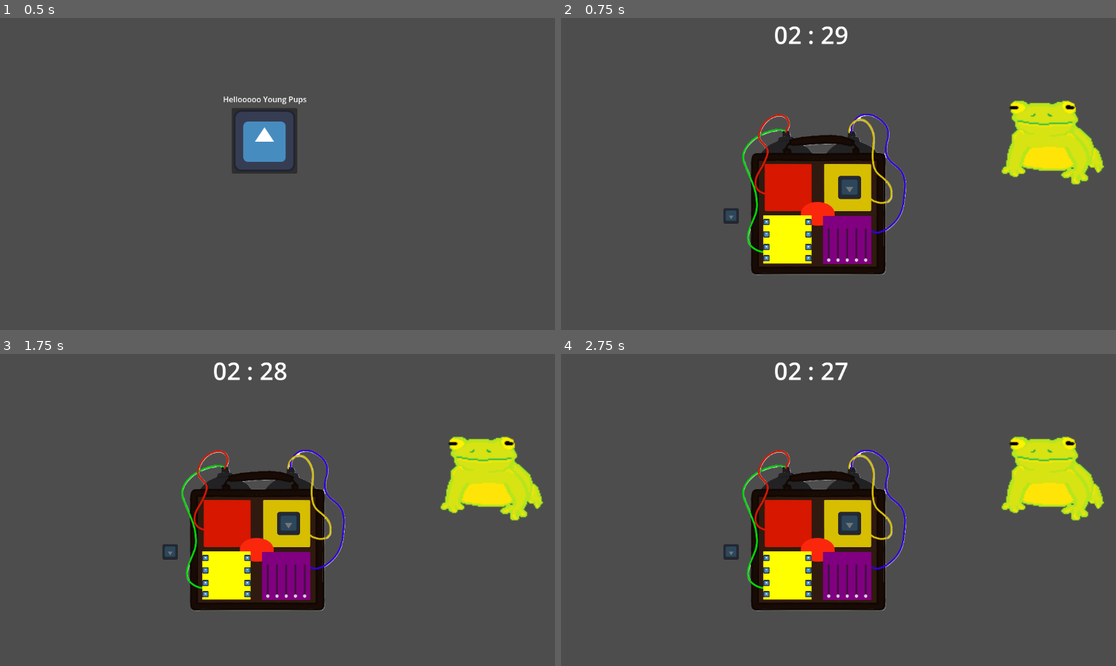
Above: before the commit, frames 1-4 (two rows, left to right).
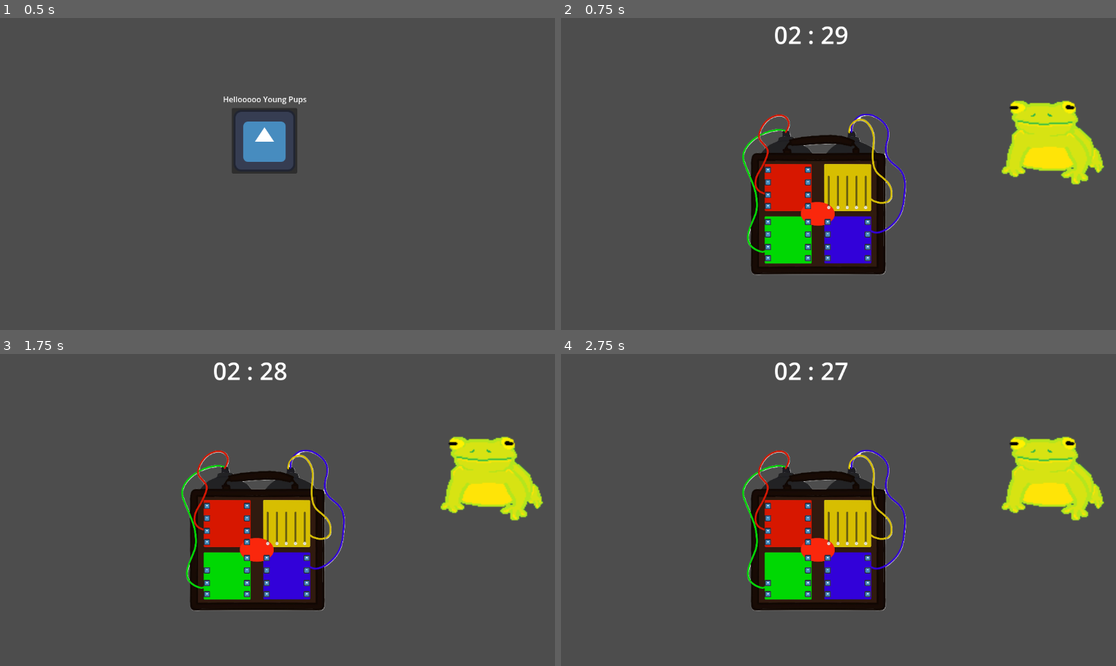
Above: after the commit, the same moments.

Repository: DepressoExpressoBoi/Godot-Wild-Jam-Signal
Game: Godot game, scene res://scenes/game_controller.tscn
Two runs of this game, one before a commit and one after it. Both use one fixed random seed, a clock stepped at 60 frames per second and the inputs below. The engine's default icon, where the game draws it, is replaced by a stand-in: a white triangle on a blue panel in a dark square.
Inputs (mouse positions are in pixels of both pictures, inside the frame that each line leads up to):
- Up to frame 1 (0.5 s): no input
- Up to frame 2 (0.75 s): click (827, 139) at 0.5 s
- Up to frame 3 (1.75 s): click (205, 556) at 1.27 s
- Up to frame 4 (2.75 s): click (766, 569) at 2.02 s

Frame 1 is identical in both runs. In frame 2, 3.4% of the frame differs, in the area x 29-56%, y 47-79%; in frame 3, 3.4%; in frame 4, 3.4%.

Commit message:
Worked randomizing puzzles and assigning them the correct color on the bomba

Diff:
--- a/scenes/bomb.gd
+++ b/scenes/bomb.gd
@@ -1,6 +1,7 @@
 extends Sprite2D
-@onready var all_puzzles = [$WireMatch, $PowerSliders, $PuzzleA, $PuzzleA2, $PuzzleA3, $PuzzleA4]
+@onready var all_puzzles = [$WireMatch, $PowerSliders, $PowerSliders2, $WireMatch2, $WireMatch3, $PowerSliders3]
 var bomb_puzzles = []
+var colors = ['red', 'yellow', 'green', 'blue']
 
 # red, yellow, green, blue
 func _ready() -> void:
@@ -15,3 +16,17 @@
 
 	for puzzle in remaining_puzzles:
 		puzzle.queue_free()
+
+	for i in 4:
+		bomb_puzzles[i].color_designation = colors[i]
+		match colors[i]:
+			'red':
+				bomb_puzzles[i].position = Vector2(-460.0, -400.0)
+			'yellow':
+				bomb_puzzles[i].position = Vector2(36.0, -400.0)
+			'green':
+				bomb_puzzles[i].position = Vector2(-460.0, 32.0)
+			'blue':
+				bomb_puzzles[i].position = Vector2(36.0, 32.0)
+			'_':
+				print('You\'ve fucked up')
--- a/scenes/bomb.tscn
+++ b/scenes/bomb.tscn
@@ -4,7 +4,6 @@
 [ext_resource type="PackedScene" uid="uid://bkyl2ft0vr0v6" path="res://scenes/puzzle_scenes/wire_match.tscn" id="2_84slv"]
 [ext_resource type="PackedScene" uid="uid://c8llpsare1wuv" path="res://scenes/puzzle_scenes/power_sliders.tscn" id="2_j15uc"]
 [ext_resource type="Script" uid="uid://ba70aqyd6uj38" path="res://scenes/bomb.gd" id="2_nxi8k"]
-[ext_resource type="PackedScene" uid="uid://ctlippocb5mar" path="res://scenes/puzzle_scenes/puzzle_a.tscn" id="5_1hf1o"]
 
 [node name="Bomb" type="Sprite2D" unique_id=258079969]
 scale = Vector2(0.25, 0.25)
@@ -14,29 +13,41 @@
 [node name="WireMatch" parent="." unique_id=1920518845 instance=ExtResource("2_84slv")]
 offset_left = -460.0
 offset_top = 32.000004
-offset_right = -588.0
-offset_bottom = 384.0
+offset_right = -1128.0
+offset_bottom = -1356.0
 scale = Vector2(0.4, 0.4)
 
 [node name="PowerSliders" parent="." unique_id=124821330 instance=ExtResource("2_j15uc")]
-offset_left = 36.000008
-offset_top = 36.000004
-offset_right = -92.0
-offset_bottom = 388.0
+offset_left = 36.0
+offset_top = 40.0
+offset_right = -632.0
+offset_bottom = -1348.0
 scale = Vector2(0.4, 0.4)
 
-[node name="PuzzleA" parent="." unique_id=222436367 instance=ExtResource("5_1hf1o")]
-position = Vector2(-725, -97)
-rotation = -3.1415925
+[node name="PowerSliders2" parent="." unique_id=1328822591 instance=ExtResource("2_j15uc")]
+offset_left = 36.0
+offset_top = -400.0
+offset_right = -632.0
+offset_bottom = -1788.0
+scale = Vector2(0.4, 0.4)
 
-[node name="PuzzleA2" parent="." unique_id=1224516529 instance=ExtResource("5_1hf1o")]
-position = Vector2(-727, 36)
-rotation = -3.1415925
+[node name="WireMatch2" parent="." unique_id=1805075268 instance=ExtResource("2_84slv")]
+offset_left = -460.0
+offset_top = -400.0
+offset_right = -1128.0
+offset_bottom = -1788.0
+scale = Vector2(0.4, 0.4)
 
-[node name="PuzzleA3" parent="." unique_id=639904903 instance=ExtResource("5_1hf1o")]
-position = Vector2(256, -200)
-scale = Vector2(1.5, 1.5)
+[node name="WireMatch3" parent="." unique_id=978783659 instance=ExtResource("2_84slv")]
+offset_left = 35.99997
+offset_top = -400.0
+offset_right = -632.0
+offset_bottom = -1788.0
+scale = Vector2(0.4, 0.4)
 
-[node name="PuzzleA4" parent="." unique_id=1435355195 instance=ExtResource("5_1hf1o")]
-position = Vector2(-268, -200)
-scale = Vector2(1.5, 1.5)
+[node name="PowerSliders3" parent="." unique_id=447703538 instance=ExtResource("2_j15uc")]
+offset_left = 36.0
+offset_top = -400.0
+offset_right = -632.0
+offset_bottom = -1788.0
+scale = Vector2(0.4, 0.4)
--- a/scenes/puzzle_scenes/power_sliders.tscn
+++ b/scenes/puzzle_scenes/power_sliders.tscn
@@ -14,6 +14,7 @@
 script = ExtResource("1_5ra1q")
 
 [node name="Background" type="ColorRect" parent="." unique_id=1678242170]
+visible = false
 layout_mode = 1
 anchors_preset = -1
 offset_right = 1000.0
--- a/scenes/puzzle_scenes/wire_match.tscn
+++ b/scenes/puzzle_scenes/wire_match.tscn
@@ -27,6 +27,7 @@
 script = ExtResource("1_k6f0k")
 
 [node name="ColorRect" type="ColorRect" parent="." unique_id=230570164]
+visible = false
 layout_mode = 0
 offset_right = 1000.0
 offset_bottom = 1000.0
@@ -55,8 +56,9 @@
 
 [node name="ShapeButtonLeft1" type="TextureButton" parent="." unique_id=2054700145]
 layout_mode = 0
+offset_left = 32.0
 offset_top = 72.0
-offset_right = 128.0
+offset_right = 160.0
 offset_bottom = 200.0
 mouse_filter = 1
 texture_normal = ExtResource("1_y2swr")
@@ -66,8 +68,9 @@
 
 [node name="ShapeButtonLeft2" type="TextureButton" parent="." unique_id=85301243]
 layout_mode = 0
+offset_left = 32.0
 offset_top = 328.0
-offset_right = 128.0
+offset_right = 160.0
 offset_bottom = 456.0
 mouse_filter = 1
 texture_normal = ExtResource("1_y2swr")
@@ -77,8 +80,9 @@
 
 [node name="ShapeButtonLeft3" type="TextureButton" parent="." unique_id=1533555932]
 layout_mode = 0
+offset_left = 32.0
 offset_top = 592.0
-offset_right = 128.0
+offset_right = 160.0
 offset_bottom = 720.0
 mouse_filter = 1
 texture_normal = ExtResource("1_y2swr")
@@ -88,8 +92,9 @@
 
 [node name="ShapeButtonLeft4" type="TextureButton" parent="." unique_id=222264613]
 layout_mode = 0
+offset_left = 32.0
 offset_top = 824.0
-offset_right = 128.0
+offset_right = 160.0
 offset_bottom = 952.0
 mouse_filter = 1
 texture_normal = ExtResource("1_y2swr")
@@ -98,7 +103,7 @@
 script = ExtResource("6_frkqd")
 
 [node name="ShapeConnectorRight1" type="Area2D" parent="." unique_id=2046534735]
-position = Vector2(936, 136)
+position = Vector2(928, 136)
 script = ExtResource("11_241gc")
 
 [node name="Sprite2D" type="Sprite2D" parent="ShapeConnectorRight1" unique_id=760776953]
@@ -108,7 +113,7 @@
 shape = SubResource("RectangleShape2D_mmtx1")
 
 [node name="ShapeConnectorRight2" type="Area2D" parent="." unique_id=1959044114]
-position = Vector2(936, 392)
+position = Vector2(928, 392)
 script = ExtResource("12_imr33")
 
 [node name="Sprite2D" type="Sprite2D" parent="ShapeConnectorRight2" unique_id=614491176]
@@ -118,7 +123,7 @@
 shape = SubResource("RectangleShape2D_mmtx1")
 
 [node name="ShapeConnectorRight3" type="Area2D" parent="." unique_id=1642873004]
-position = Vector2(936, 656)
+position = Vector2(928, 656)
 script = ExtResource("13_mjobc")
 
 [node name="Sprite2D" type="Sprite2D" parent="ShapeConnectorRight3" unique_id=1993092046]
@@ -128,7 +133,7 @@
 shape = SubResource("RectangleShape2D_mmtx1")
 
 [node name="ShapeConnectorRight4" type="Area2D" parent="." unique_id=1621081894]
-position = Vector2(936, 888)
+position = Vector2(928, 888)
 script = ExtResource("14_i68um")
 
 [node name="Sprite2D" type="Sprite2D" parent="ShapeConnectorRight4" unique_id=1567747921]
